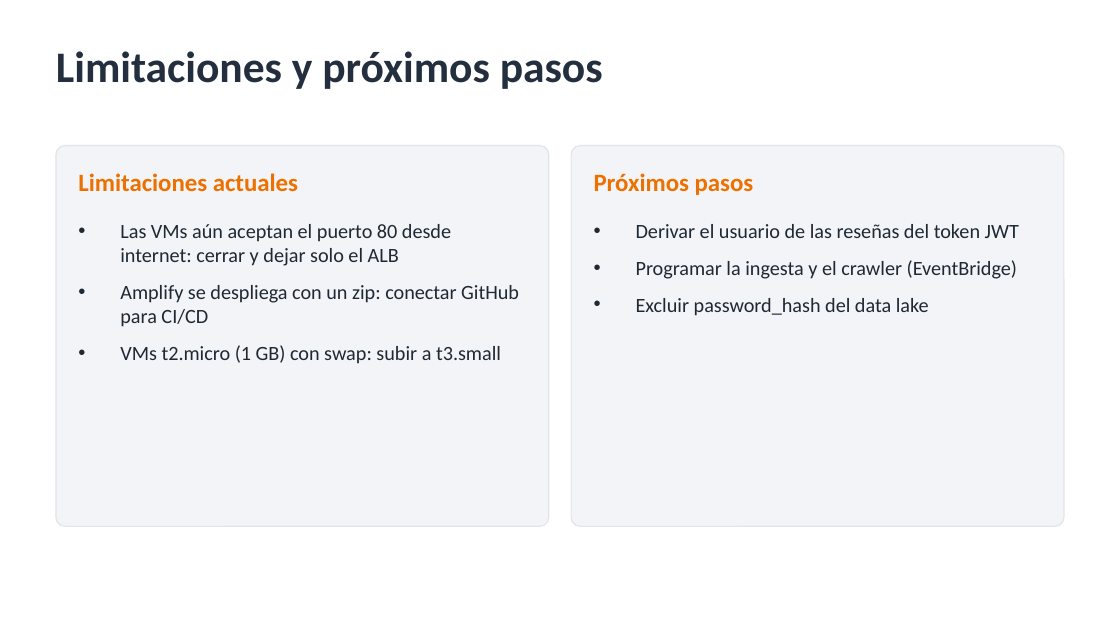
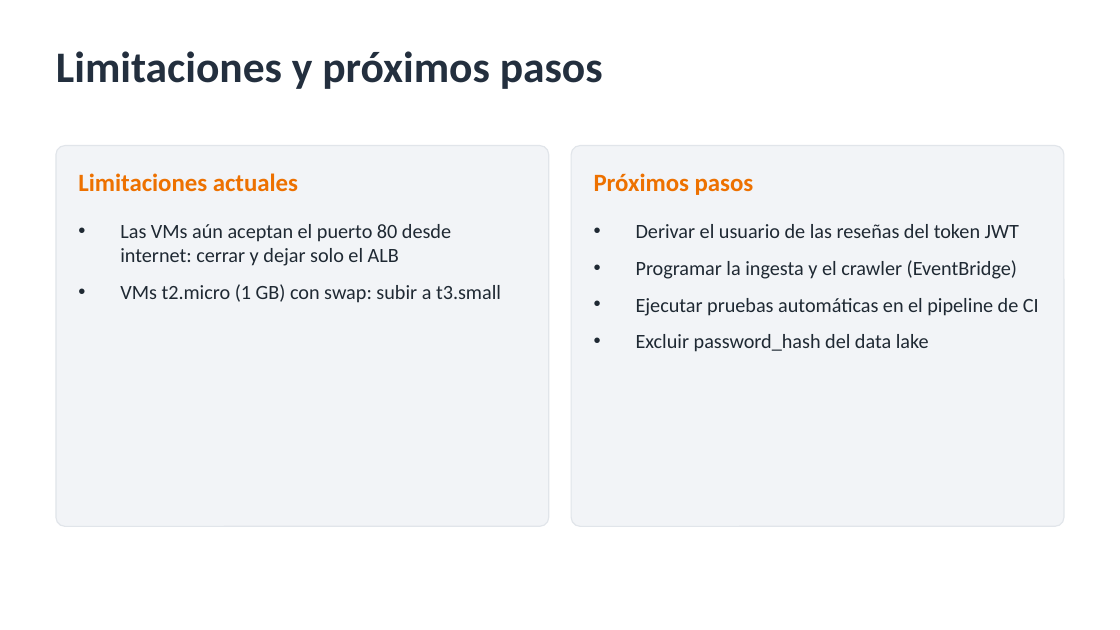
Before and after one commit to miguelespinozaa-ship-it/ProeyctParcialProp, a slide deck: slide 16 of entregables/Presentacion-Delivery-Cloud.pptx. Drawn at 1120x630 pixels with LibreOffice and Linux fonts; fonts in the diff are those of the drawing. Boxes give left, top, right and bottom in pixels: in the first picture for what was removed or moved away, otherwise in the second. Text is boxed around its words. In the diff, an @@ line names an element or a change of style, - is before the commit and + after.

```diff
--- a/entregables/Presentacion-Delivery-Cloud.pptx
+++ b/entregables/Presentacion-Delivery-Cloud.pptx
@@ text at (x1=120, y1=285, x2=519, y2=327): paragraph removed @@
-• Amplify se despliega con un zip: conectar GitHub para CI/CD
@@ text at (x1=636, y1=298, x2=1039, y2=316): paragraph added @@
+• Ejecutar pruebas automáticas en el pipeline de CI
```
Also in this commit, not shown: 3 other slides changed, 8 other files.
